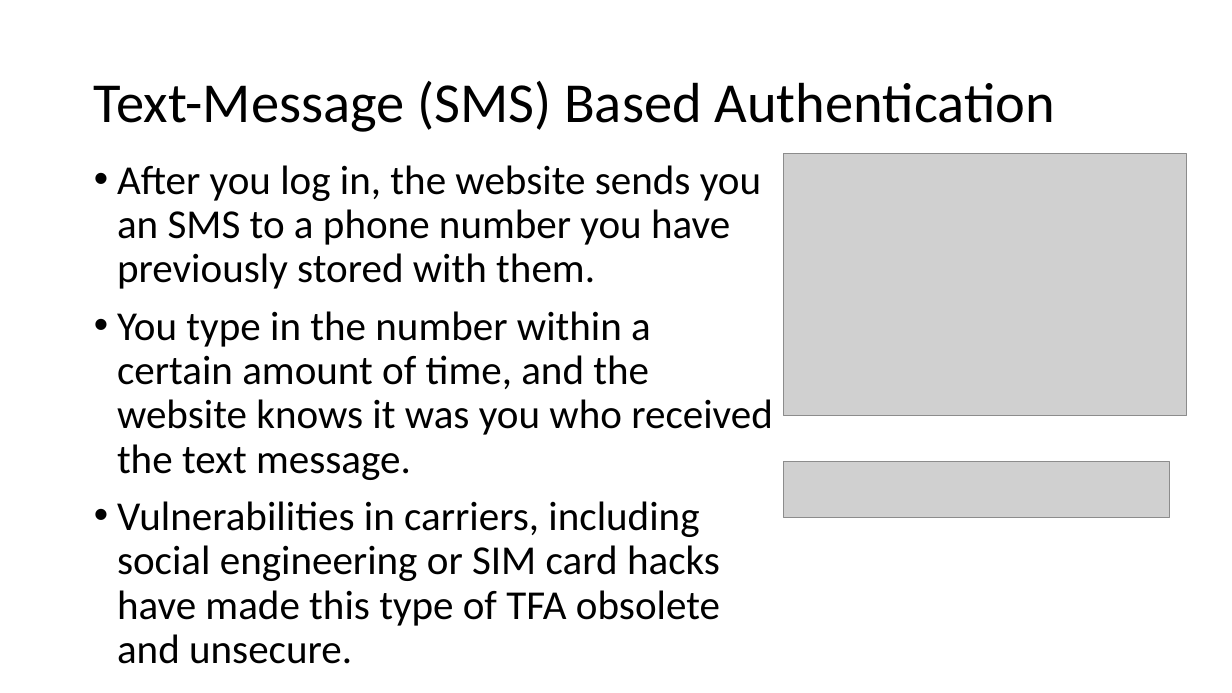
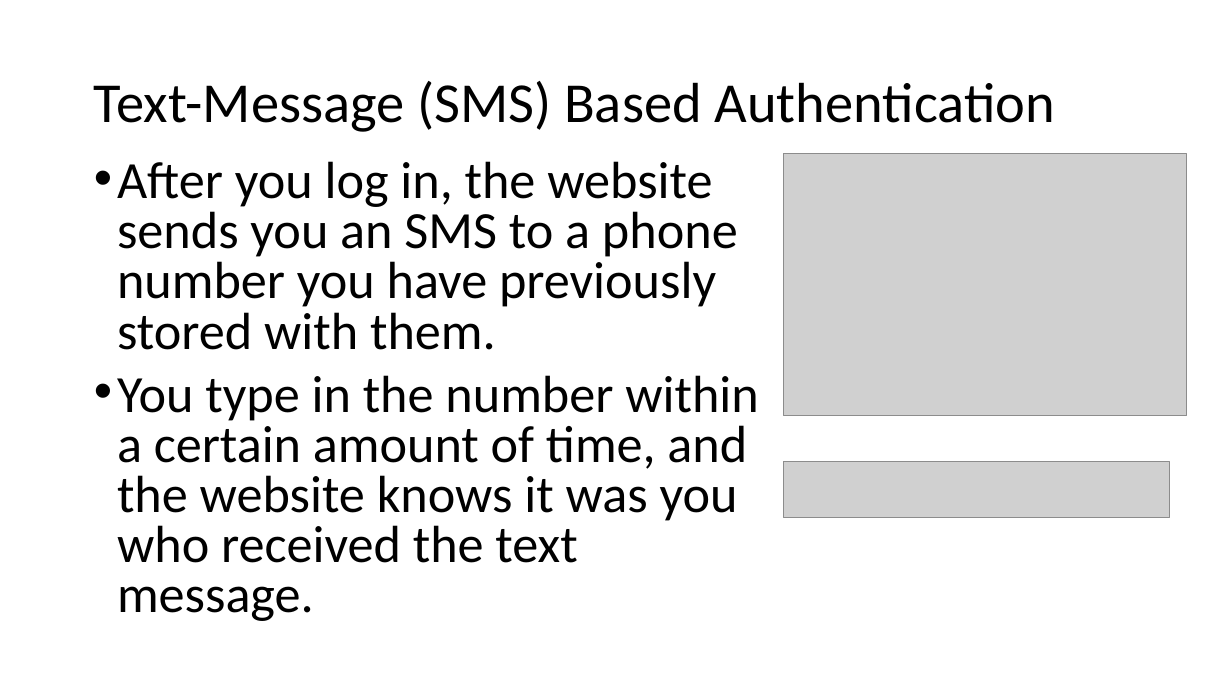
Before and after one commit to williamadba/Public-Presentations, a slide deck: slide 17 of Personal Practical Cybersecurity/Personal Practical Cybersecurity.pptx (slide 15 before the commit). Drawn at 1232x693 pixels with LibreOffice and Linux fonts; fonts in the diff are those of the drawing; grey boxes stand for pictures. Boxes give left, top, right and bottom in pixels: in the first picture for what was removed or moved away, otherwise in the second. Text is boxed around its words. In the diff, an @@ line names an element or a change of style, - is before the commit and + after.

```diff
--- a/Personal Practical Cybersecurity/Personal Practical Cybersecurity.pptx
+++ b/Personal Practical Cybersecurity/Personal Practical Cybersecurity.pptx
@@ text "After you log in, the ..." at <box>117,161,759,621</box>: size 32 to 40.7 pt; line spacing 0.9 to 0.8 @@
@@ text at <box>117,501,720,664</box>: paragraph removed @@
-• Vulnerabilities in carriers, including social engineering or SIM card hacks have made this type of TFA obsolete and unsecure.
```
Also in this commit, not shown: 15 other slides changed, 4 slides added.
